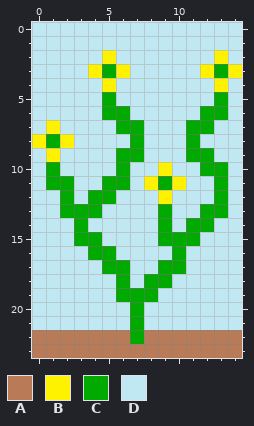
Edited in one commit: pixel-art sprite (Processing/wfc_overlapping_rot_reflect/data/flowers.png). Above, as it was before the edit.
The file is 15x24 pixels.
Palette (. is transparent): A #b97a57  B #fff200  C #00aa00  D #bfe8f2
The result:
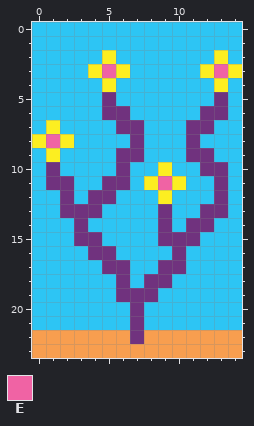
Colours new in this view: E #f063a4
What changed:
Colour A changes from #b97a57 to #f89e4f.
Colour B changes from #fff200 to #fcee21.
Colour C changes from #00aa00 to #70327e.
Colour D changes from #bfe8f2 to #2dc5f4.
Colour E replaces colour C in row 3 at x 5 and 13; in row 8 at x 1; in row 11 at x 9.
Boxes around the changes in both pictures, in picture pixels (x1, y1, x2, y2):
changed: (32, 22, 242, 358)
